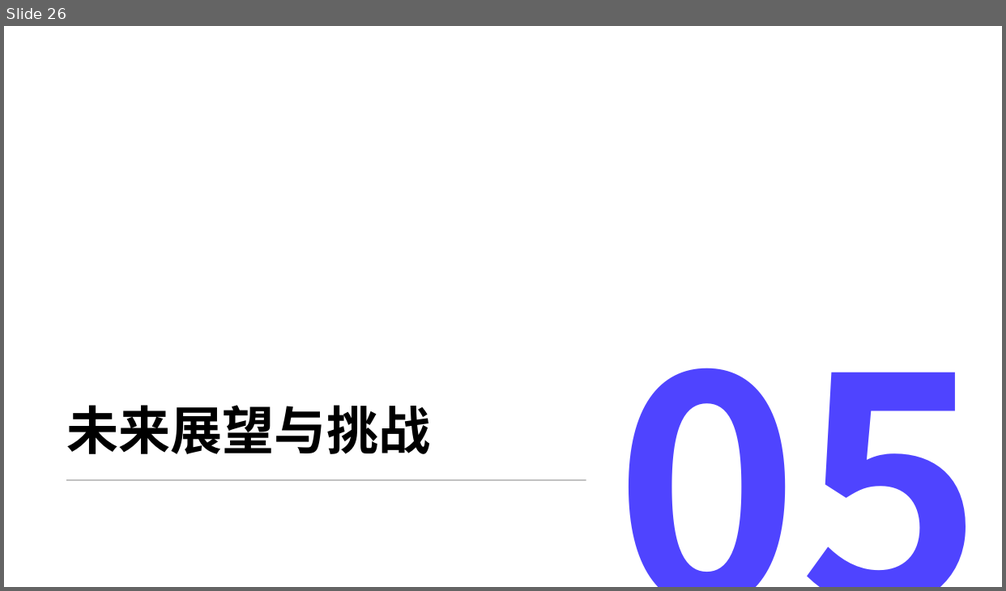
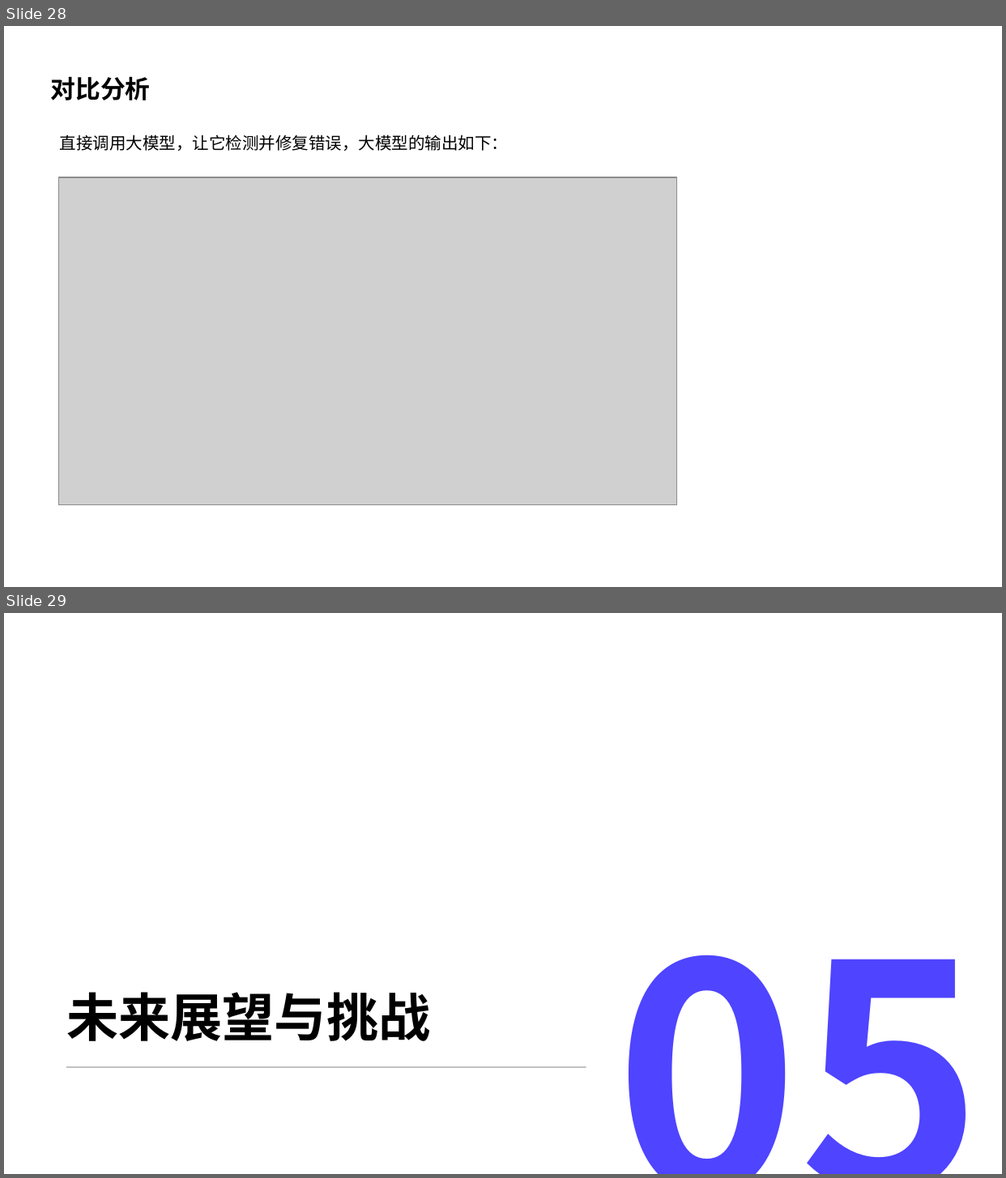
Before and after one commit to Zhenyu-Bo/Code-Assistant, a slide deck: report/LLM辅助的程序缺陷检测与修复.pptx. Shown one above the other, each under a label of ours: slide 26 before the commit, slides 28 and 29 after it. The pictures are 1006x591 and 1006x1178 pixels, drawn with LibreOffice and Linux fonts; fonts in the diff are those of the drawing; grey boxes stand for pictures; background and template pictures are left out. Boxes give left, top, right and bottom in pixels: in the first picture for what was removed or moved away, otherwise in the second. Text is boxed around its words. In the diff, an @@ line names an element or a change of style, - is before the commit and + after.

```diff
--- a/report/LLM辅助的程序缺陷检测与修复.pptx
+++ b/report/LLM辅助的程序缺陷检测与修复.pptx
@@ slide 28 added at (4, 26, 1002, 587), background #FFFFFF @@
@@ text added at (50, 76, 150, 101), 18 pt, text #000000, bold @@
+对比分析
@@ text added at (60, 135, 509, 151), 12 pt, text #000000 @@
+直接调用大模型，让它检测并修复错误，大模型的输出如下：
@@ picture added at (59, 177, 676, 505) @@
@@ what was slide 26 is now slide 29 @@
```
Also in this commit, not shown: 2 slides changed, 2 other slides added.
